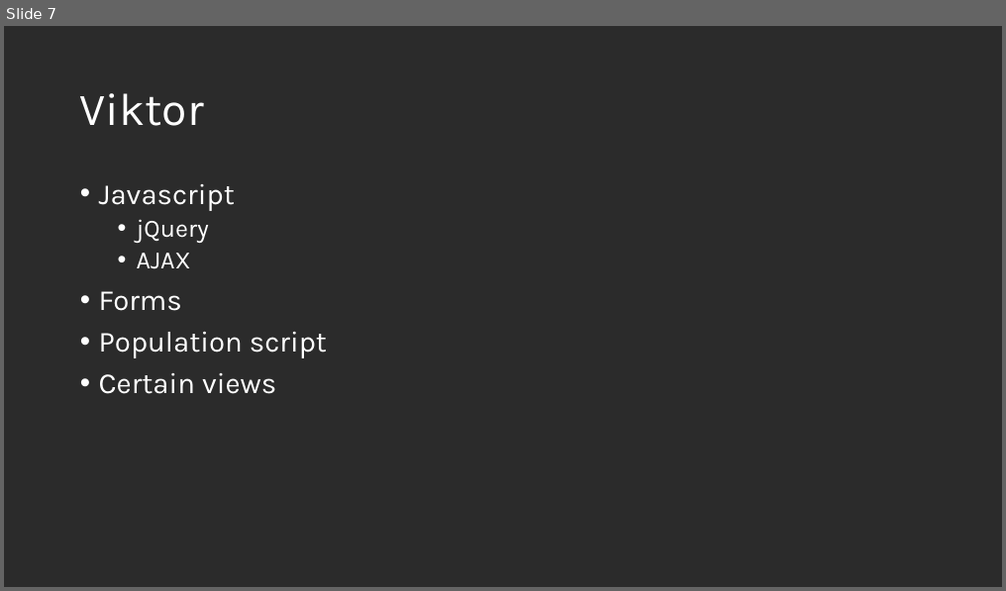
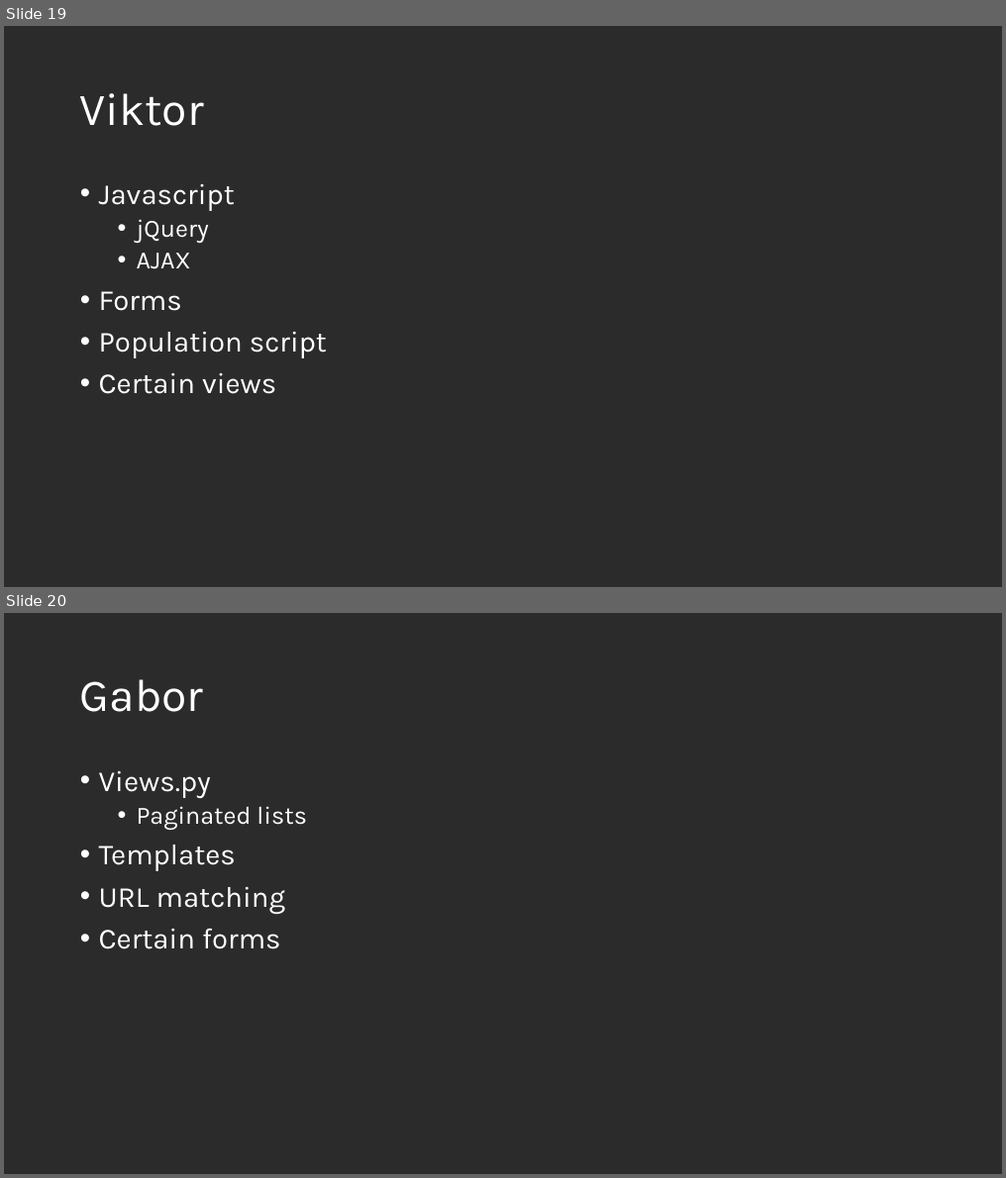
Before and after one commit to fmavb/travelmate, a slide deck: travelmate.pptx. Shown one above the other, each under a label of ours: slide 7 before the commit, slides 19 and 20 after it. The pictures are 1006x591 and 1006x1178 pixels, drawn with LibreOffice and Linux fonts; fonts in the diff are those of the drawing; background and template pictures are left out; a plain dark background stands for a picture behind light text. Boxes give left, top, right and bottom in pixels: in the first picture for what was removed or moved away, otherwise in the second. Text is boxed around its words. In the diff, an @@ line names an element or a change of style, - is before the commit and + after.

```diff
--- a/travelmate.pptx
+++ b/travelmate.pptx
@@ slide 20 added at bbox=[4, 613, 1002, 1174], background picture (left out) @@
@@ title added at bbox=[80, 679, 203, 712], 44 pt, text #FFFFFF @@
+Gabor
@@ text added at bbox=[99, 771, 307, 950], 28 pt, text #FFFFFF @@
+• Views.py
+  • Paginated lists
+• Templates
+• URL matching
+• Certain forms
@@ what was slide 7 is now slide 19 @@
```
Also in this commit, not shown: 12 other slides added, 1 slide removed.
